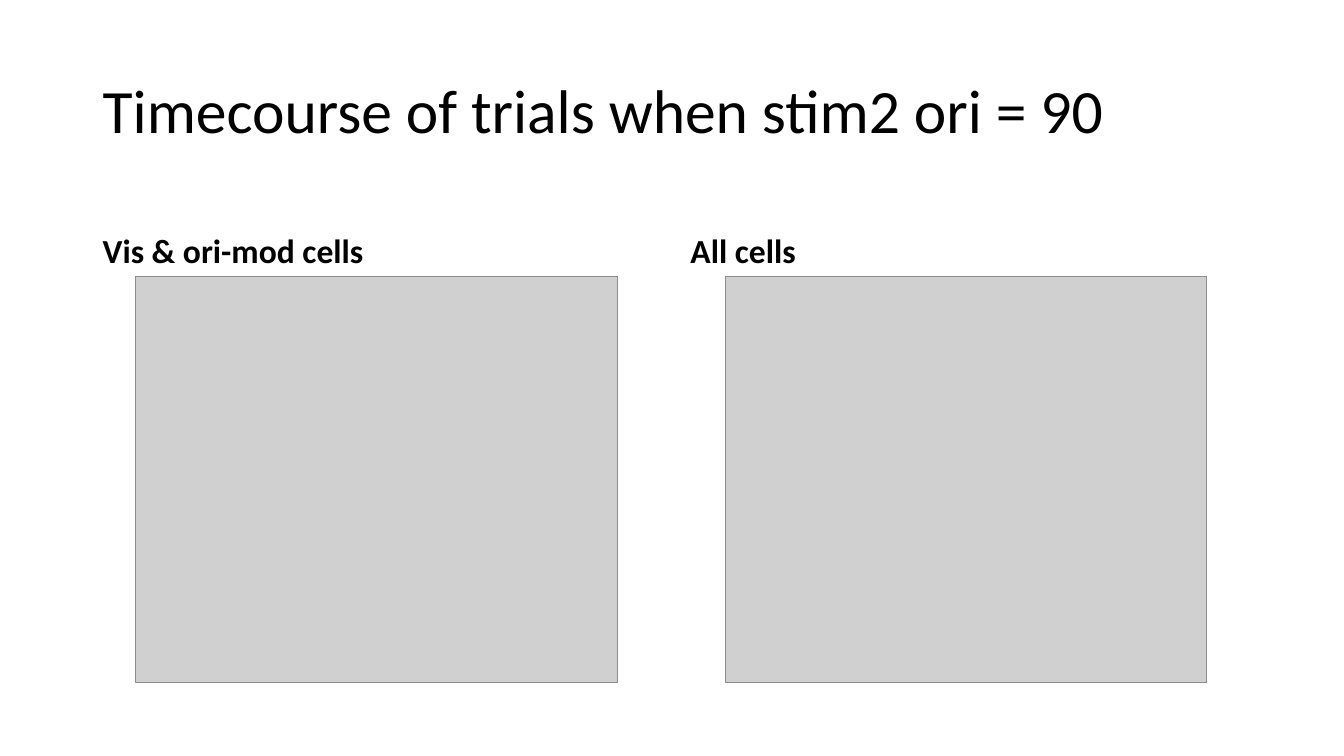
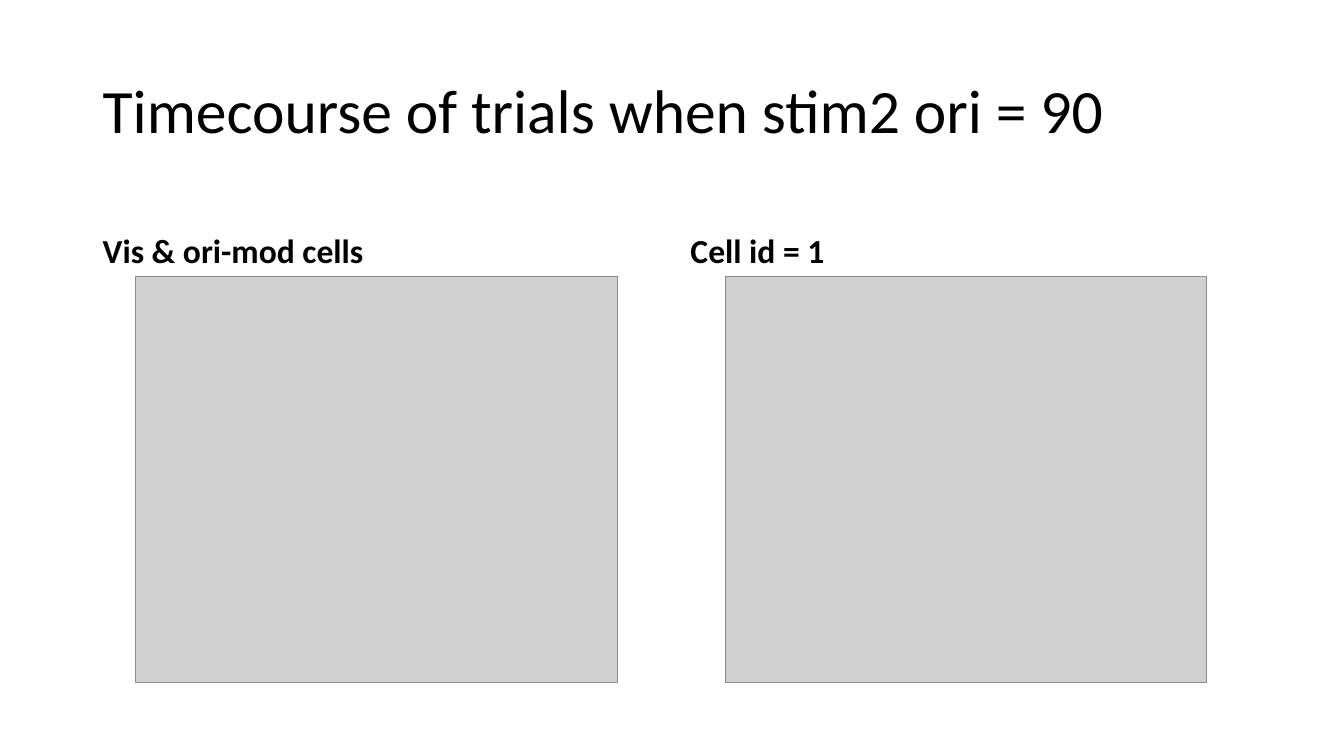
Before and after one commit to lanluo9/inter, a slide deck: slide 1 of results/tuning curve bias san check/TC.pptx. Drawn at 1344x756 pixels with LibreOffice and Linux fonts; fonts in the diff are those of the drawing; grey boxes stand for pictures. Boxes give left, top, right and bottom in pixels: in the first picture for what was removed or moved away, otherwise in the second. Text is boxed around its words. In the diff, an @@ line names an element or a change of style, - is before the commit and + after.

Commit message:
trace of avg trial of 90-pref cells when stim2=90

```diff
--- a/results/tuning curve bias san check/TC.pptx
+++ b/results/tuning curve bias san check/TC.pptx
@@ text at bbox=[690, 239, 824, 264]: text changed @@
-All cells
+Cell id = 1
```
Also in this commit, not shown: 1 other slide changed, 4 other files.
